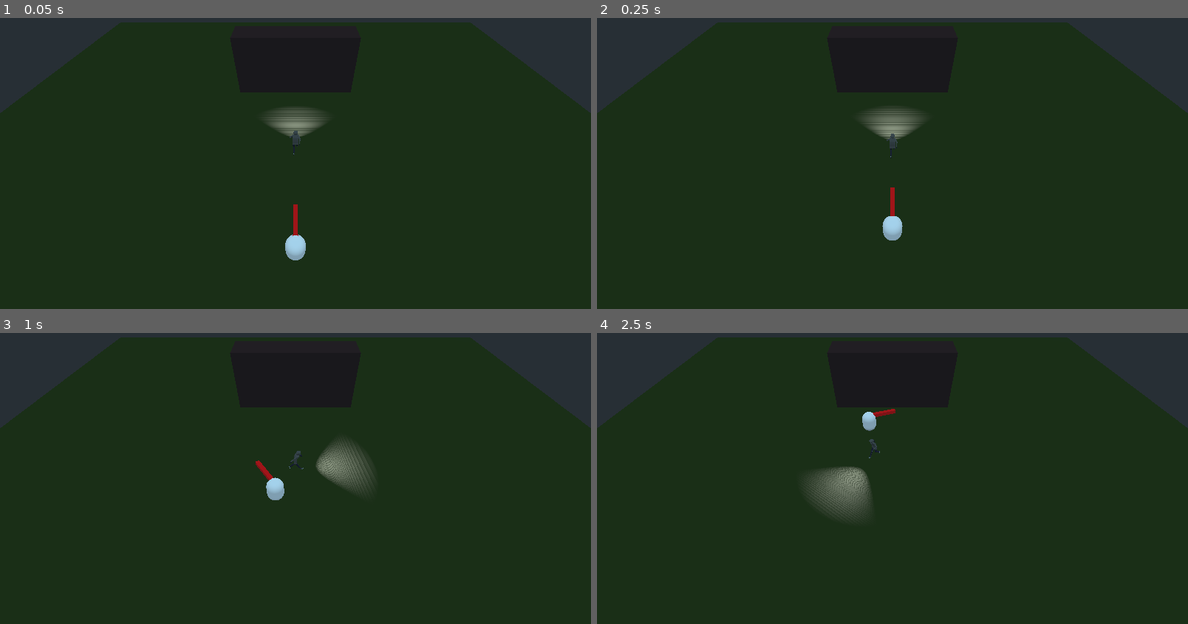
Above: before the commit, frames 1-4 (two rows, left to right).
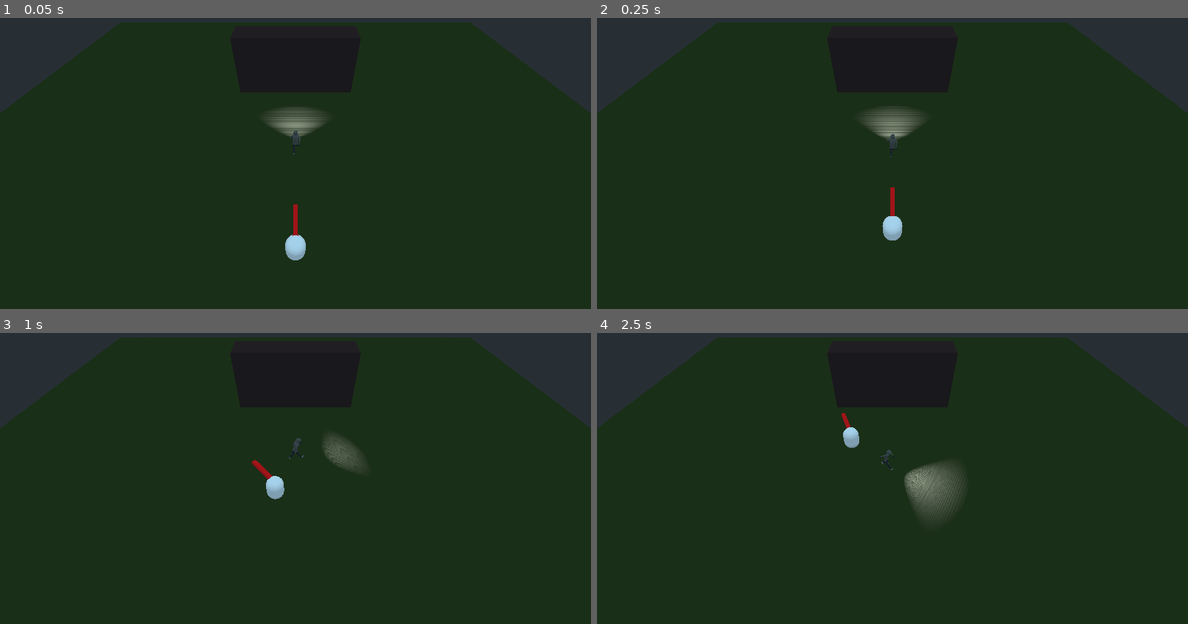
Above: after the commit, the same moments.

Repository: beyondchan28/TrainSurfingGodot
Game: Godot game, scene res://Level/Level.tscn
Two runs of this game, one before a commit and one after it. Both use one fixed random seed, a clock stepped at 60 frames per second and the inputs below.
Inputs:
- Up to frame 1 (0.05 s): no input
- Up to frame 2 (0.25 s): no input
- Up to frame 3 (1 s): hold D (turn_right) from 0.53 s (still down); hold E (climb) from 0.53 s (still down); tap Space (jump) at 0.77 s; tap Ctrl (crouch) at 0.8 s
- Up to frame 4 (2.5 s): tap Space (jump) at 1.07, 1.52, 1.82 s; release D (turn_right) at 1.28 s; release E (climb) at 1.28 s; hold S (move_backwards) 1.28-2.03 s; tap Ctrl (crouch) at 1.35 s; tap Shift (run) at 1.55 s; hold D (turn_right) from 2.03 s (still down); hold Shift (run) from 2.03 s (still down); tap Q (unclimb) at 2.3 s

Frame 1 is identical in both runs. In frame 2, 0.2% of the frame differs, in the area x 47-53%, y 32-49%; in frame 3, 0.9%; in frame 4, 3.1%, in the area x 35-63%, y 26-65%.

Commit message:
Brainstorming awal
fokus game untuk ikut lomba game indie.

Diff:
--- a/Friend.gd
+++ b/Friend.gd
@@ -30,7 +30,6 @@
 	calculate_distance(self_pos, target_pos, velocity, delta)
 
 
-#need to :  reach the area node then stop and will be able to walk again until the distance is 5
 func calculate_distance(self_pos, target_pos, velocity, delta):
 	distance = self_pos.distance_to(target_pos)
 	#print(distance)
--- a/Friend.tscn
+++ b/Friend.tscn
@@ -14,6 +14,7 @@
 albedo_color = Color( 0.980392, 0.0431373, 0.0431373, 1 )
 
 [node name="Friend" type="KinematicBody"]
+collision_layer = 2
 script = ExtResource( 2 )
 
 [node name="MeshInstance" type="MeshInstance" parent="."]
--- a/Level/ClimbArea.gd
+++ b/Level/ClimbArea.gd
@@ -11,4 +11,4 @@
 	if body.name == "Player":
 		body.climb_array.erase(self)
 		if body.climb_array.size() == 0:
-			body.curr_state = body.STATES.NORMAL
+			body.curr_state = body.STATES.IDLE
--- a/Player/Player.gd
+++ b/Player/Player.gd
@@ -56,7 +56,7 @@
 func get_input_vector():
 	var input_vector = Vector3.ZERO
 	if curr_state == STATES.NORMAL:
-		input_vector.x = Input.get_action_strength("move_right") - Input.get_action_strength("move_left")
+		input_vector.x = Input.get_action_strength("turn_right") - Input.get_action_strength("turn_left")
 		input_vector.z = Input.get_action_strength("move_backwards") - Input.get_action_strength("move_forwards")
 
 	return input_vector.normalized()
--- a/Player/Player.tscn
+++ b/Player/Player.tscn
@@ -176,7 +176,7 @@
 [sub_resource type="BoxShape" id=15]
 
 [sub_resource type="CapsuleShape" id=13]
-height = 4.0
+height = 2.0
 
 [sub_resource type="BoxShape" id=14]
 extents = Vector3( 0.5, 0.5, 2 )
@@ -367,14 +367,13 @@
 spot_angle = 44.786
 
 [node name="CollisionShape" type="CollisionShape" parent="."]
-transform = Transform( 1, 0, 0, 0, -2.63523e-08, -0.602871, 0, 0.522675, -2.28469e-08, 0, 0, 0 )
+transform = Transform( 1, 0, 0, 0, -4.37114e-08, -1, 0, 1, -4.37114e-08, 0, 0, 0 )
 shape = SubResource( 13 )
 
 [node name="InteractArea" type="Area" parent="CollisionShape"]
-transform = Transform( 3.9, 0, 0, 0, -4.37114e-08, 1, 0, -1, -4.37114e-08, 0, -8.74228e-08, -2 )
+transform = Transform( 3.9, 0, 0, 0, -4.37114e-08, 1, 0, -1, -4.37114e-08, 0, -8.54656e-08, -1.95522 )
 
 [node name="CollisionShape" type="CollisionShape" parent="CollisionShape/InteractArea"]
-transform = Transform( 1, 0, 0, 0, 1, 0, 0, 0, 1, 0, 0, 0 )
 shape = SubResource( 14 )
 
 [node name="UnclimbArea" type="Area" parent="CollisionShape"]
--- a/Player/PlayerLogic.gd
+++ b/Player/PlayerLogic.gd
@@ -1,42 +1,112 @@
 extends KinematicBody
 
-const MOVE_SPEED = 5
 const TURN_SPEED = 180
 const GRAVITY = 98
 const MAX_FALL_SPEED = 30
+const JUMP_IMPULSE = 20
 
 var y_velo = 0
 var grounded = false
+var move_speed = 5
+var climb_speed = 5
+var curr_state = STATES.IDLE
+
+onready var collision_shape = $CollisionShape
+onready var interact_area = $CollisionShape/InteractArea
+onready var unclimb_area = $CollisionShape/UnclimbArea
+
+var climb_array = []
+
+enum STATES{IDLE, JUMP, CROUCH, CLIMB, UNCLIMB}
 
 func _physics_process(delta):
 	var move_dir = 0
 	var turn_dir = 0
-	if Input.is_action_pressed("move_forwards"):
-		move_dir -= 1
-	if Input.is_action_pressed("move_backwards"):
-		move_dir += 1
-	if Input.is_action_pressed("turn_right"):
-		turn_dir -= 1
-	if Input.is_action_pressed("turn_left"):
-		turn_dir += 1
+
+
+	movement_input(move_dir, turn_dir, delta)
+	run()
+	jump()
+	crouch()
+	climber_detection()
+#	if not grounded and was_grounded:
+#		pass
+#	if grounded:
+#		if move_vec.x == 0 and move_vec.z == 0:
+#			pass
+#		else:
+#			pass
+
+func movement_input(move_dir, turn_dir, delta):
+	if curr_state == STATES.IDLE:
+		if Input.is_action_pressed("move_forwards"):
+			move_dir -= 1
+		if Input.is_action_pressed("move_backwards"):
+			move_dir += 1
+		if Input.is_action_pressed("turn_right"):
+			turn_dir -= 1
+		if Input.is_action_pressed("turn_left"):
+			turn_dir += 1
 
 	rotation_degrees.y += turn_dir * TURN_SPEED * delta
-	var move_vec = global_transform.basis.z * MOVE_SPEED * move_dir
+	var move_vec = global_transform.basis.z * move_speed * move_dir
 	move_vec.y = y_velo
 	move_and_slide(move_vec, Vector3(0, 1, 0))
 
 	var was_grounded = grounded
 	grounded = is_on_floor()
+	climb_logic(move_vec)
 	y_velo -= GRAVITY * delta
 	if grounded:
 		y_velo = -0.1
 	if y_velo < -MAX_FALL_SPEED:
 		y_velo = -MAX_FALL_SPEED
 
-	if not grounded and was_grounded:
-		pass
-	if grounded:
-		if move_vec.x == 0 and move_vec.z == 0:
-			pass
-		else:
-			pass
+
+func climb_logic(move_vec):
+	if curr_state == STATES.CLIMB and is_on_wall() :
+		y_velo = climb_speed
+		move_vec.z = -15
+	elif curr_state == STATES.UNCLIMB:
+		y_velo = -climb_speed
+		move_vec.z = 2
+
+
+func climber_detection():
+	if Input.is_action_pressed("climb") :
+		var area_detected = interact_area.get_overlapping_areas()
+		for areas in area_detected:
+			if areas is Ladder:
+				curr_state = STATES.CLIMB
+	if Input.is_action_pressed("unclimb") :
+		var unclimb_detected = unclimb_area.get_overlapping_areas()
+		for areas in unclimb_detected:
+			if areas is Ladder:
+				curr_state = STATES.UNCLIMB
+
+func jump():
+	if is_on_floor() and curr_state != STATES.CROUCH and Input.is_action_just_pressed("jump") and grounded:
+		curr_state = STATES.JUMP
+		y_velo = JUMP_IMPULSE
+	if Input.is_action_just_released("jump") and is_on_floor():
+		curr_state = STATES.IDLE
+
+
+func crouch():
+	var ms_changer = 3
+	if is_on_floor()  and Input.is_action_pressed("crouch"):
+		curr_state = STATES.CROUCH
+		move_speed = ms_changer
+		collision_shape.scale.z = 0.5
+	elif Input.is_action_just_released("crouch") :
+		move_speed = 5
+		collision_shape.scale.z = 1
+		curr_state = STATES.IDLE
+
+func run():
+	if is_on_floor() and Input.is_action_pressed("run"):
+		move_speed = 10
+	elif is_on_floor() and Input.is_action_just_released("run"):
+		move_speed = 5
+	else :
+		return
--- a/project.godot
+++ b/project.godot
@@ -72,6 +72,11 @@
  ]
 }
 
+[layer_names]
+
+3d_physics/layer_1="Player"
+3d_physics/layer_2="Friend"
+
 [physics]
 
 common/enable_pause_aware_picking=true
Not shown, changed: GameMaking-Task.txt
